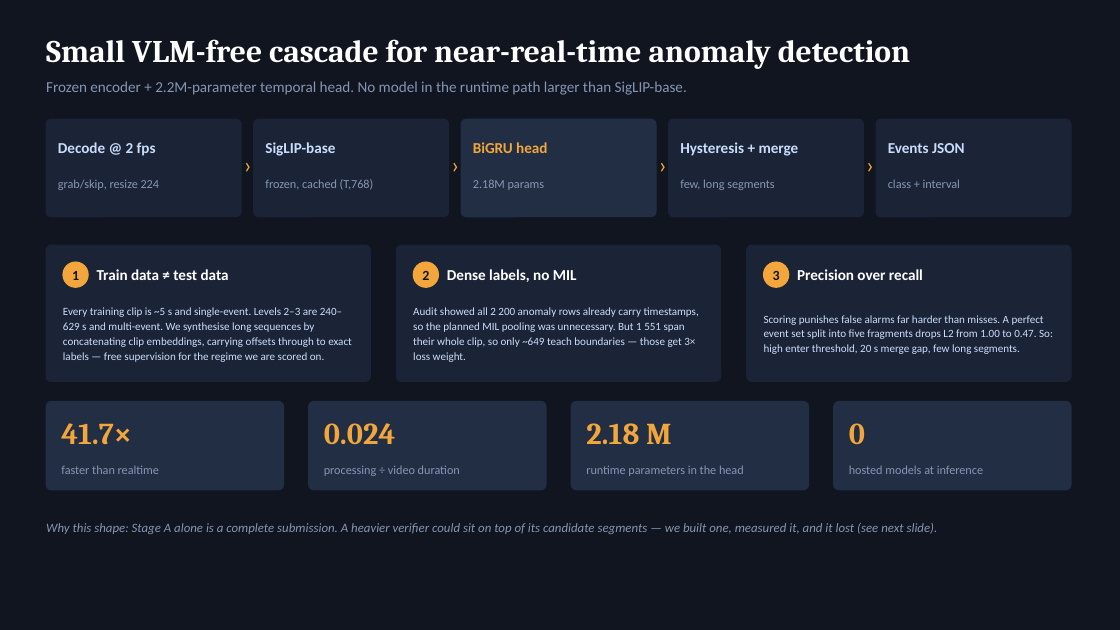
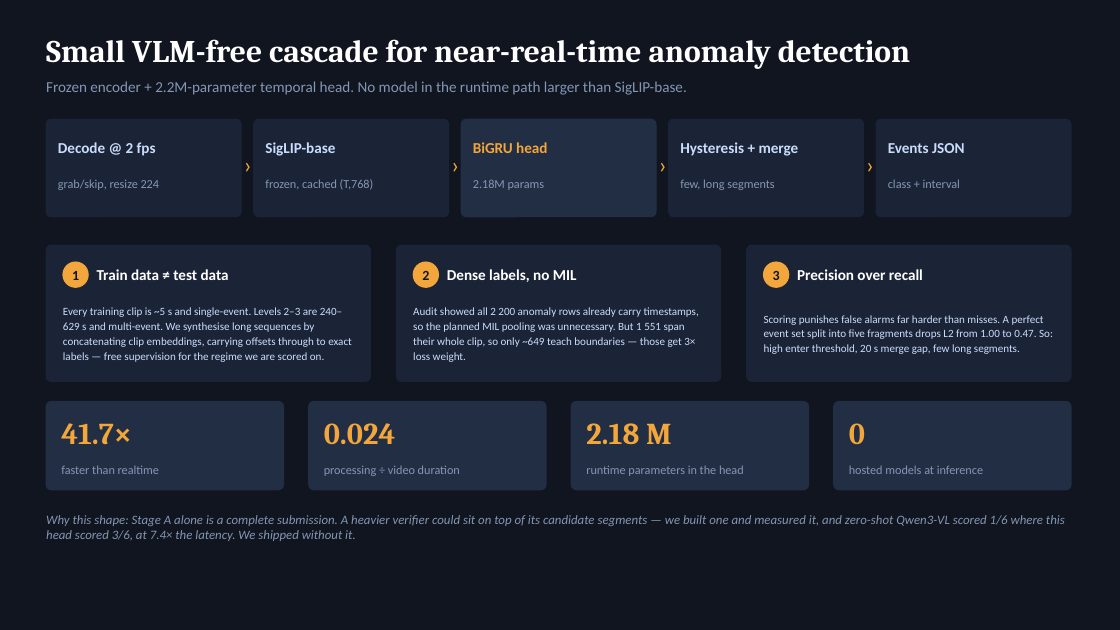
Before and after one commit to SarthakDz/VAD, a slide deck: slide 1 of deck/AHC_VAD_submission.pptx. Drawn at 1120x630 pixels with LibreOffice and Linux fonts; fonts in the diff are those of the drawing. Boxes give left, top, right and bottom in pixels: in the first picture for what was removed or moved away, otherwise in the second. Text is boxed around its words. In the diff, an @@ line names an element or a change of style, - is before the commit and + after.

```diff
--- a/deck/AHC_VAD_submission.pptx
+++ b/deck/AHC_VAD_submission.pptx
@@ text at (x1=46, y1=515, x2=1065, y2=541): text changed @@
-Why this shape: Stage A alone is a complete submission. A heavier verifier could sit on top of its candidate segments — we built one, measured it, and it lost (see next slide).
+Why this shape: Stage A alone is a complete submission. A heavier verifier could sit on top of its candidate segments — we built one and measured it, and zero-shot Qwen3-VL scored 1/6 where this head scored 3/6, at 7.4× the latency. We shipped without it.
```
Also in this commit, not shown: 1 other slide changed, 1 other file.
